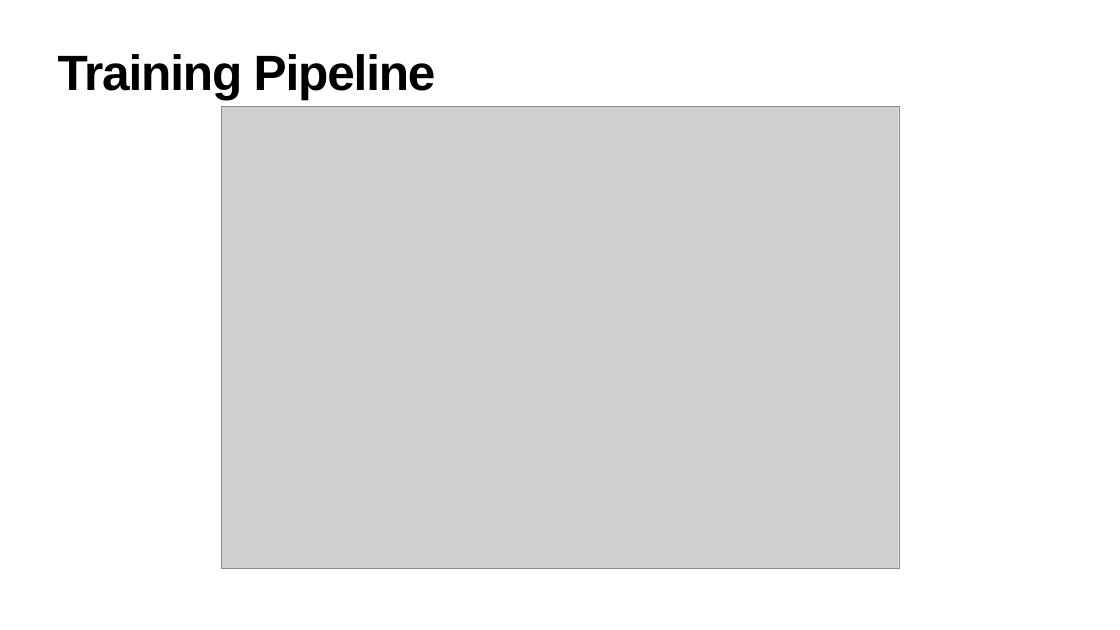
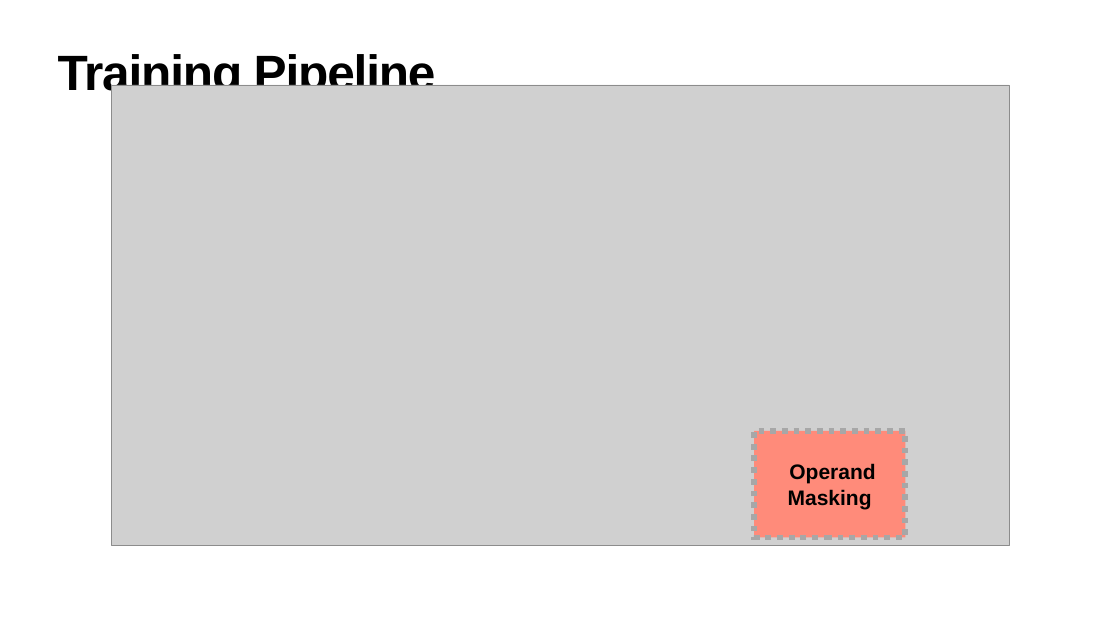
Before and after one commit to julig3ccd/BinAI, a slide deck: slide 3 of presentation/final_presentation.pptx. Drawn at 1120x630 pixels with LibreOffice and Linux fonts; fonts in the diff are those of the drawing; grey boxes stand for pictures. Boxes give left, top, right and bottom in pixels: in the first picture for what was removed or moved away, otherwise in the second. Text is boxed around its words. In the diff, an @@ line names an element or a change of style, - is before the commit and + after.

```diff
--- a/presentation/final_presentation.pptx
+++ b/presentation/final_presentation.pptx
@@ picture: place and size @@
-picture at box(221, 107, 899, 569)
+picture at box(111, 85, 1009, 545)
@@ rectangle added at box(754, 431, 905, 538), fill #FF8B7A, outline #A7A7A7 10 pt dashed, 36 pt, text #000000, bold @@
+    Operand Masking
```
